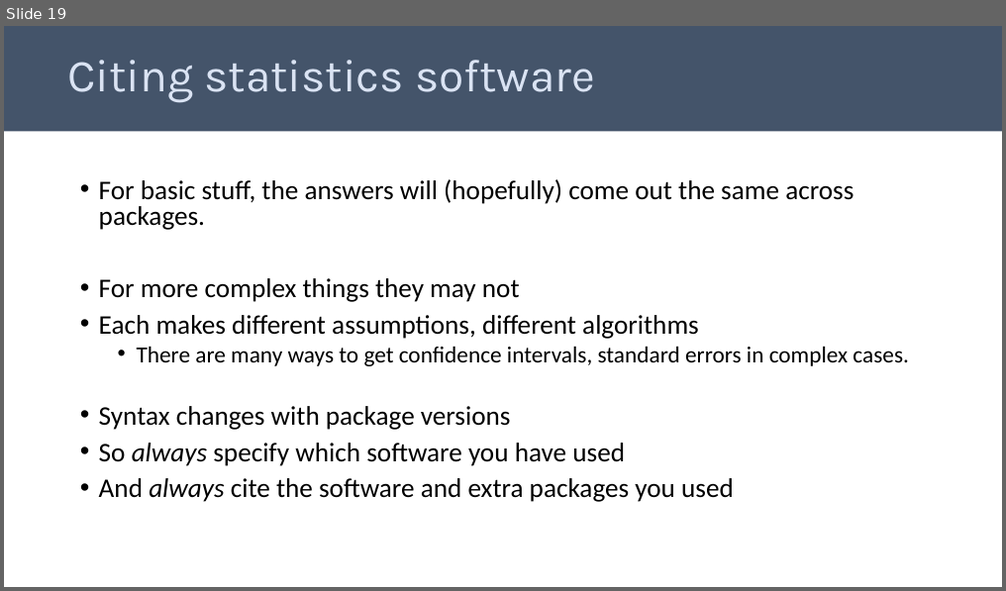
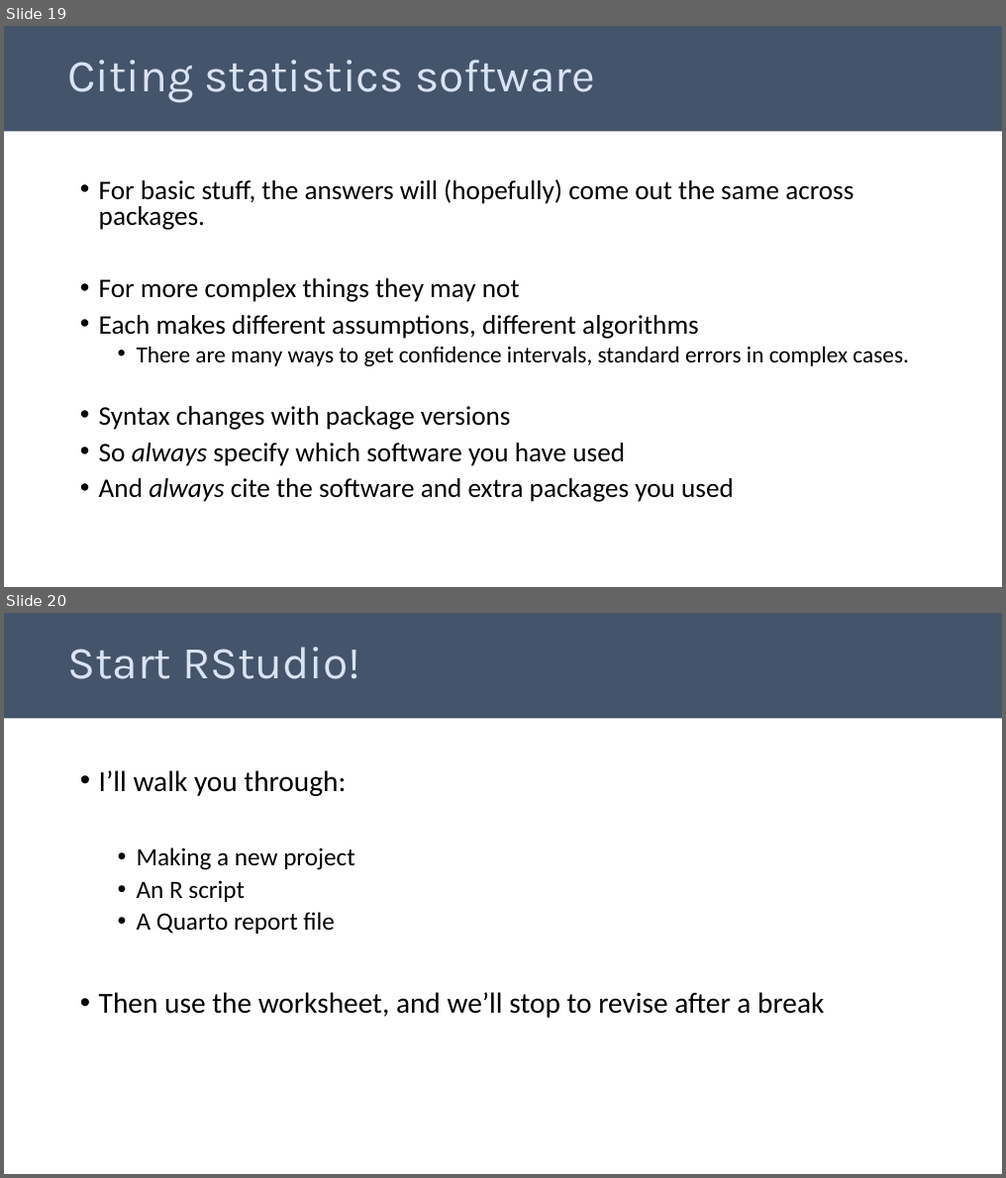
Before and after one commit to telatin/R_for_Statistics, a slide deck: docs/day1.pptx. Shown one above the other, each under a label of ours: slide 19 before the commit, slides 19 and 20 after it. The pictures are 1006x591 and 1006x1178 pixels, drawn with LibreOffice and Linux fonts; fonts in the diff are those of the drawing. Boxes give left, top, right and bottom in pixels: in the first picture for what was removed or moved away, otherwise in the second. Text is boxed around its words. In the diff, an @@ line names an element or a change of style, - is before the commit and + after.

Commit message:
update for Jan 2023
These are quarto files hence the manual upload, I need to upgrade the whole website to Quarto.

```diff
--- a/docs/day1.pptx
+++ b/docs/day1.pptx
@@ slide 20 added at [4,613,1002,1174], background #FFFFFF @@
@@ title added at [4,613,1002,719], fill #44546A, 44 pt, text #DAE3F3 @@
+Start RStudio!
@@ text added at [99,770,824,1018], 28 pt, text #000000 @@
+• I’ll walk you through:
+  • Making a new project
+  • An R script
+  • A Quarto report file
+• Then use the worksheet, and we’ll stop to revise after a break
```
Also in this commit, not shown: 10 slides changed, 1 other file.
